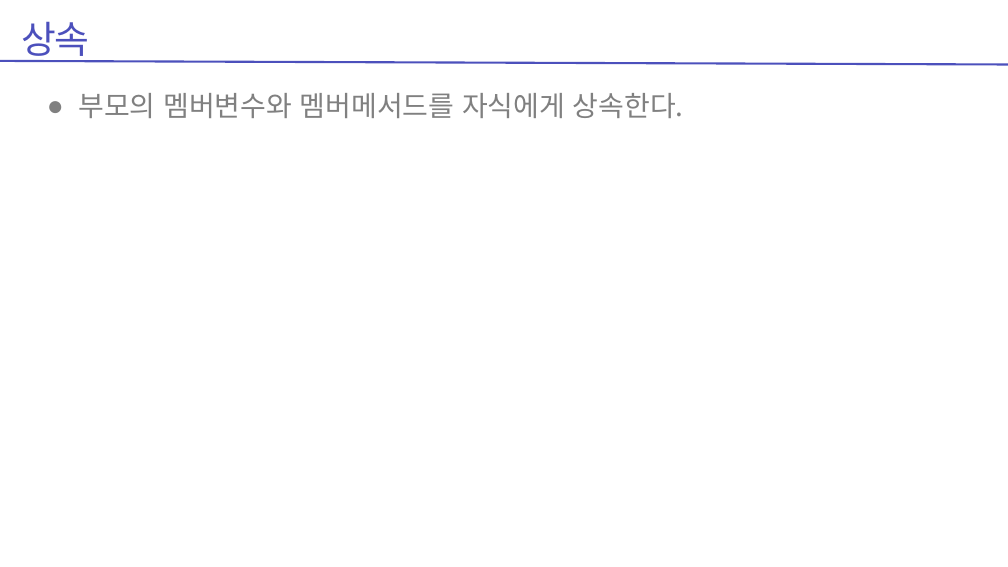
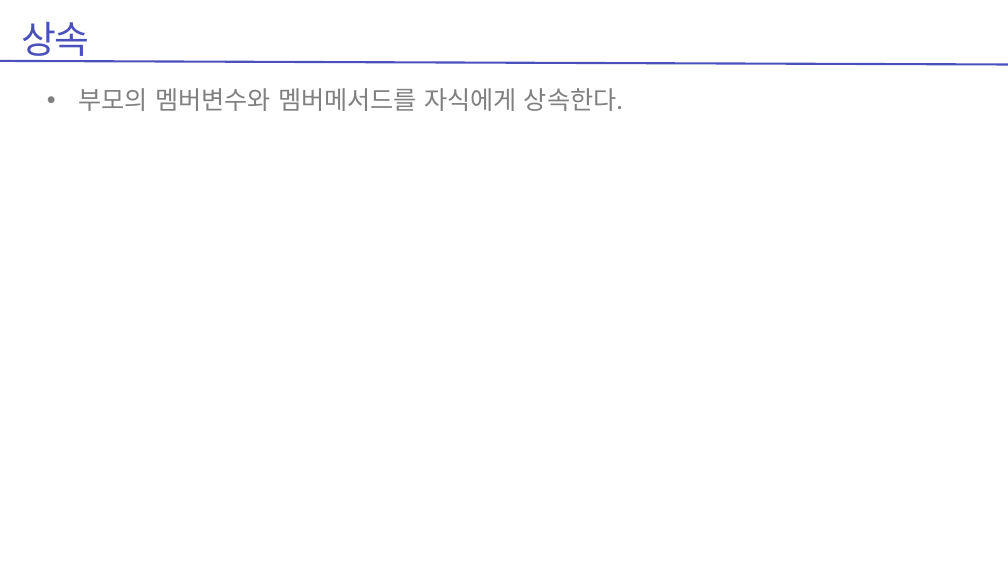
Before and after one commit to zest132/JavaLecture, a slide deck: slide 3 of JavaLecture/LectureFile/샘플.pptx. Drawn at 1008x567 pixels with LibreOffice and Linux fonts; fonts in the diff are those of the drawing. Boxes give left, top, right and bottom in pixels: in the first picture for what was removed or moved away, otherwise in the second. Text is boxed around its words. In the diff, an @@ line names an element or a change of style, - is before the commit and + after.

```diff
--- a/JavaLecture/LectureFile/샘플.pptx
+++ b/JavaLecture/LectureFile/샘플.pptx
@@ text "부모의 멤버변수와 멤버메서드를 자식에게 상속한다." at [78, 88, 624, 111]: size 40 to 36 pt; bullet ● to • @@
```
Also in this commit, not shown: 12 other files.
